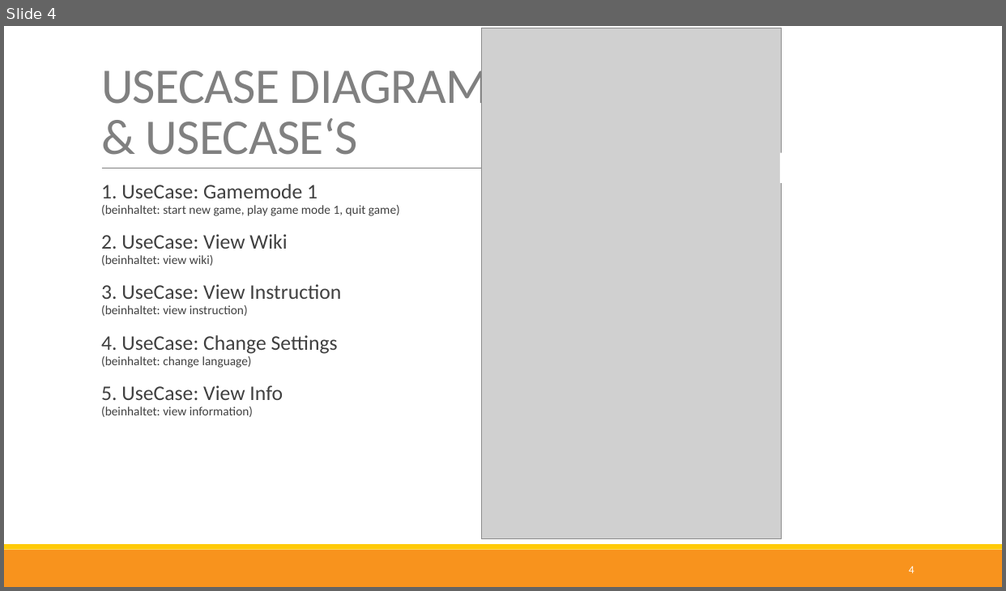
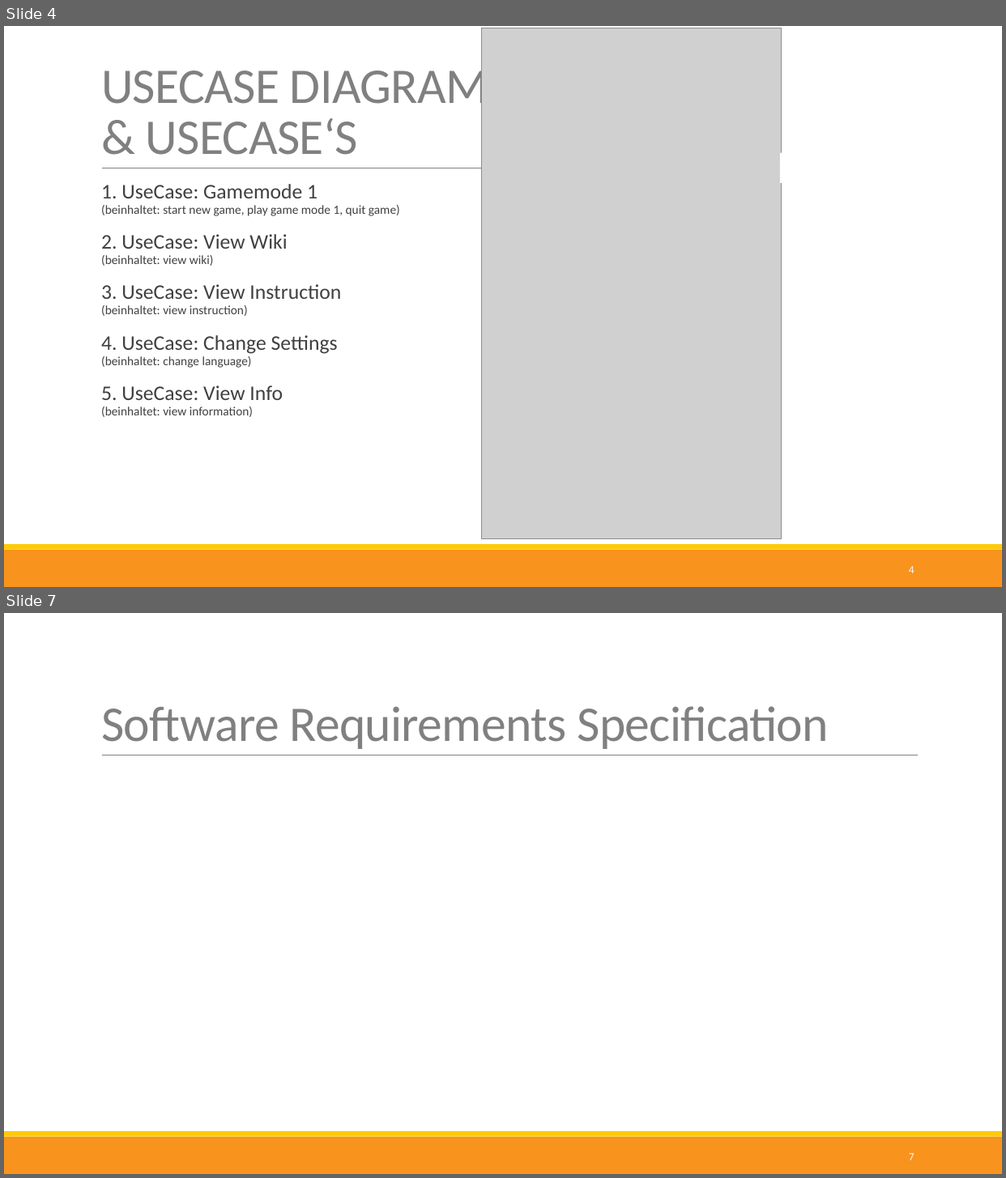
Before and after one commit to nappydevelopment/Nappy-the-ingenious-docs, a slide deck: Midterm-PPP.pptx. Shown one above the other, each under a label of ours: slide 4 before the commit, slides 4 and 7 after it; the slides between them are not shown. The pictures are 1006x591 and 1006x1178 pixels, drawn with LibreOffice and Linux fonts; fonts in the diff are those of the drawing; grey boxes stand for pictures. Boxes give left, top, right and bottom in pixels: in the first picture for what was removed or moved away, otherwise in the second. Text is boxed around its words. In the diff, an @@ line names an element or a change of style, - is before the commit and + after.

```diff
--- a/Midterm-PPP.pptx
+++ b/Midterm-PPP.pptx
@@ slide 7 added at (4, 613, 1002, 1174), background #FFFFFF; not listed: 3 template elements that a slide beside it also shows @@
@@ title added at (101, 706, 829, 749), 48 pt, text #808080 @@
+Software Requirements Specification
@@ page number added at (909, 1153, 914, 1161), 10.5 pt, text #FFFFFF @@
+7
```
Also in this commit, not shown: 5 slides changed, 6 other slides added, 3 slides removed, 1 other file.
